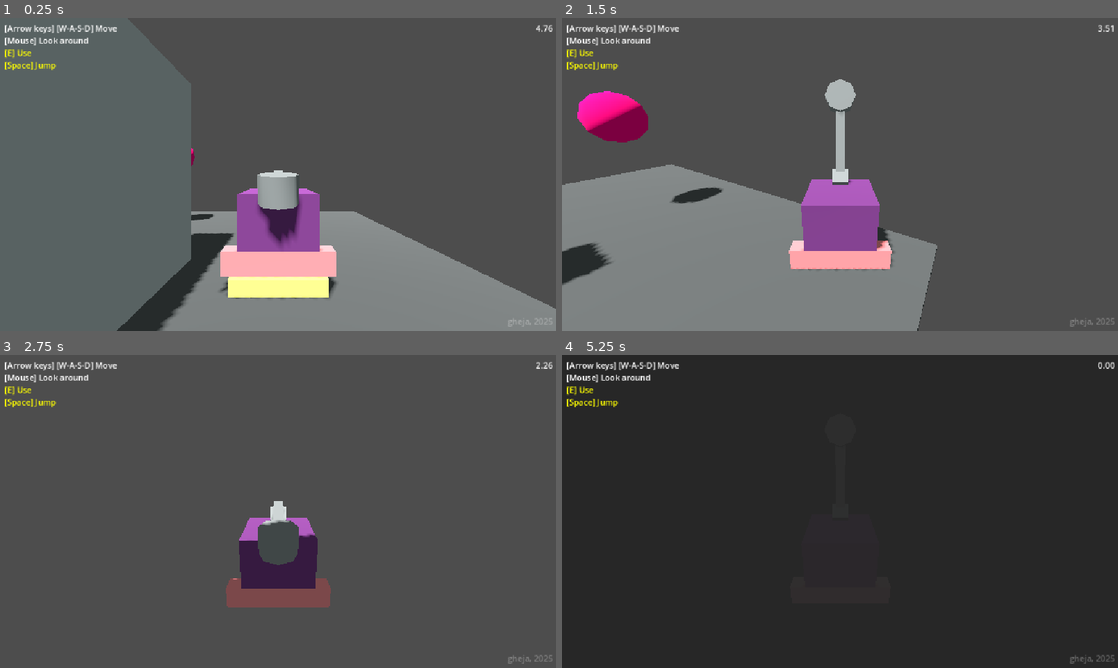
Above: before the commit, frames 1-4 (two rows, left to right).
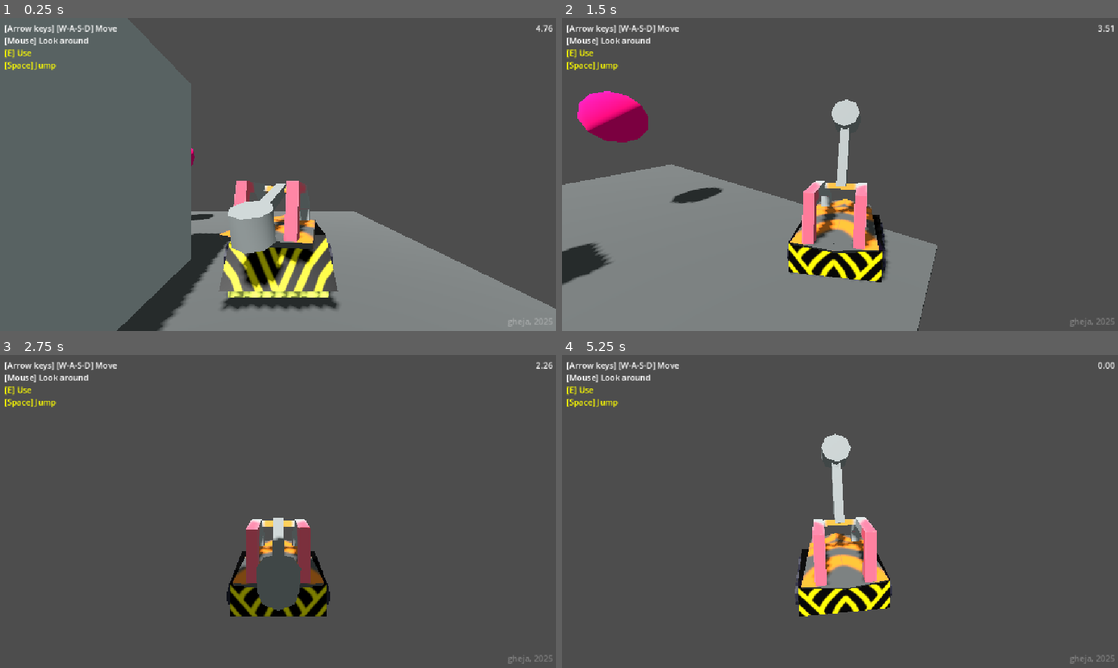
Above: after the commit, the same moments.

Repository: gheja/bot-loop
Game: Godot game, scene res://scenes/main_scene.tscn
Same seed, same stepped clock (60 frames per second), same inputs: the game is played once before the commit and once after it.
Inputs (mouse positions are in pixels of both pictures, inside the frame that each line leads up to):
- Up to frame 1 (0.25 s): no input
- Up to frame 2 (1.5 s): move the mouse to (867, 174) at 0.52 s; hold W (move_up) from 0.53 s (still down); tap E (action_primary) at 0.6, 1.35 s; move the mouse to (812, 174) at 1.27 s
- Up to frame 3 (2.75 s): keep holding W (move_up); move the mouse to (289, 505) at 2.02 s; tap E (action_primary) at 2.1 s
- Up to frame 4 (5.25 s): keep holding W (move_up); move the mouse to (834, 517) at 2.77 s; tap E (action_primary) every 0.75 s from 2.85 to 5.1 s; move the mouse to (878, 514) at 3.52 s; move the mouse to (795, 508) at 4.27 s; move the mouse to (845, 511) at 5.02 s

The runs differ from the first frame. In frame 1, 7.4% of the frame differs, in the area x 39-61%, y 48-94%; in frame 2, 5.9%; in frame 3, 4.4%; in frame 4, 99%, in the area x 0-100%, y 0-100%.

Commit message:
Now using the first 3D models, reworked player object rotation

Diff:
--- a/src/objects/player_character.gd
+++ b/src/objects/player_character.gd
@@ -21,13 +21,25 @@
 	if Input.is_action_just_pressed("action_primary"):
 		$AnimationPlayer.play("hammer_hit")
 
+# thanks Nermit!
+# https://forum.godotengine.org/t/rotation-wrap-around-issue/16014/2
+static func _short_angle_dist(from, to):
+	var max_angle = PI * 2
+	var difference = fmod(to - from, max_angle)
+	return fmod(2 * difference, max_angle) - difference
+
 func update_body_visual_rotation():
-	upper_body.rotation.y = camera_pivot.rotation.y
+	# BUG: TODO: the upper body has collision, so it is not just visual!!!
+
+	# upper_body.rotation.y = camera_pivot.rotation.y + PI
+	upper_body.rotation.y = lerp(upper_body.rotation.y, camera_pivot.rotation.y + PI, 0.15)
 
 	var velocity_2d = Vector2(self.velocity.x, self.velocity.z)
 	if velocity_2d.length() > 0.1:
-		var angle = Vector2.ZERO.angle_to_point(velocity_2d) + PI/2
-		lower_body.rotation.y = - angle
+		var target_angle = Vector2.ZERO.angle_to_point(velocity_2d) - PI/2
+		var target_rotation = lower_body.rotation.y + _short_angle_dist(lower_body.rotation.y, -target_angle)
+
+		lower_body.rotation.y = lerp(lower_body.rotation.y, target_rotation, 0.15)
 
 func _physics_process(delta: float) -> void:
 	var vec = Input.get_vector("move_left", "move_right", "move_up", "move_down")
--- a/src/objects/player_character_bot_hammer.tscn
+++ b/src/objects/player_character_bot_hammer.tscn
@@ -1,37 +1,16 @@
 [gd_scene load_steps=10 format=3 uid="uid://vtcyr4a4c47f"]
 
 [ext_resource type="Script" uid="uid://c8ry4ey5mq5yc" path="res://objects/player_character.gd" id="1_r2u8h"]
-
-[sub_resource type="StandardMaterial3D" id="StandardMaterial3D_5kd2n"]
-albedo_color = Color(1, 0.545098, 0.560784, 1)
+[ext_resource type="PackedScene" uid="uid://d1c6npie2eut3" path="res://assets/models/wheels_1.glb" id="2_d0fie"]
+[ext_resource type="PackedScene" uid="uid://p7hb5n2cphkq" path="res://assets/models/cage_1.glb" id="3_mxwbm"]
 
 [sub_resource type="BoxShape3D" id="BoxShape3D_r2u8h"]
 size = Vector3(0.261719, 0.318359, 1.42639)
-
-[sub_resource type="StandardMaterial3D" id="StandardMaterial3D_jy05a"]
-albedo_color = Color(0.466667, 0.227451, 0.486275, 1)
 
 [sub_resource type="SphereShape3D" id="SphereShape3D_h5vi8"]
 
 [sub_resource type="CylinderShape3D" id="CylinderShape3D_erfry"]
 height = 0.5
-
-[sub_resource type="Animation" id="Animation_r2u8h"]
-resource_name = "hammer_hit"
-length = 0.6
-step = 0.05
-tracks/0/type = "value"
-tracks/0/imported = false
-tracks/0/enabled = true
-tracks/0/path = NodePath("Visuals/UpperBody/Hammer:rotation")
-tracks/0/interp = 2
-tracks/0/loop_wrap = true
-tracks/0/keys = {
-"times": PackedFloat32Array(0, 0.1, 0.2, 0.6),
-"transitions": PackedFloat32Array(1, 1, 1, 1),
-"update": 0,
-"values": [Vector3(0.118839, 0, 0), Vector3(-1.78062, 0, 0), Vector3(-1.78062, 0, 0), Vector3(0.118839, 0, 0)]
-}
 
 [sub_resource type="Animation" id="Animation_d0fie"]
 length = 0.001
@@ -45,7 +24,24 @@
 "times": PackedFloat32Array(0),
 "transitions": PackedFloat32Array(1),
 "update": 0,
-"values": [Vector3(0.118839, 0, 0)]
+"values": [Vector3(0, 0, 0)]
+}
+
+[sub_resource type="Animation" id="Animation_r2u8h"]
+resource_name = "hammer_hit"
+length = 0.6
+step = 0.05
+tracks/0/type = "value"
+tracks/0/imported = false
+tracks/0/enabled = true
+tracks/0/path = NodePath("Visuals/UpperBody/Hammer:rotation")
+tracks/0/interp = 2
+tracks/0/loop_wrap = true
+tracks/0/keys = {
+"times": PackedFloat32Array(0, 0.1, 0.15, 0.4),
+"transitions": PackedFloat32Array(1, 1, 1, 1),
+"update": 0,
+"values": [Vector3(0, 0, 0), Vector3(2.34223, 0, 0), Vector3(1.96196, 0, 0), Vector3(0, 0, 0)]
 }
 
 [sub_resource type="AnimationLibrary" id="AnimationLibrary_mxwbm"]
@@ -60,47 +56,35 @@
 [node name="Visuals" type="Node3D" parent="."]
 
 [node name="LowerBody" type="Node3D" parent="Visuals"]
-transform = Transform3D(1, 0, 0, 0, 1, 0, 0, 0, 1, 0, 0.15, 0)
 
-[node name="CSGBox3D" type="CSGBox3D" parent="Visuals/LowerBody"]
-size = Vector3(1, 0.3, 1)
-material = SubResource("StandardMaterial3D_5kd2n")
-
-[node name="CSGBox3D2" type="CSGBox3D" parent="Visuals/LowerBody"]
-transform = Transform3D(1, 0, 0, 0, 1, 0, 0, 0, 1, 0, 0, 0.385681)
-size = Vector3(1.41895, 0.3, 0.228638)
-material = SubResource("StandardMaterial3D_5kd2n")
+[node name="wheels_1" parent="Visuals/LowerBody" instance=ExtResource("2_d0fie")]
 
 [node name="UpperBody" type="Node3D" parent="Visuals"]
-transform = Transform3D(1, 0, 0, 0, 1, 0, 0, 0, 1, 0, 0.65, 0)
+transform = Transform3D(1, 0, 0, 0, 1, 0, 0, 0, 1, 0, 0.80354, 0)
 
 [node name="HammerStatic" type="Node3D" parent="Visuals/UpperBody"]
 
-[node name="CSGBox3D" type="CSGBox3D" parent="Visuals/UpperBody/HammerStatic"]
-transform = Transform3D(1, 0, 0, 0, 0.824788, -0.565442, 0, 0.565442, 0.824788, 0, 0.369683, -0.379026)
-size = Vector3(0.254883, 0.299805, 0.274414)
-
 [node name="Hammer" type="Node3D" parent="Visuals/UpperBody"]
-transform = Transform3D(1, 0, 0, 0, 0.992947, -0.11856, 0, 0.11856, 0.992947, 0, 0.576558, -0.433425)
+transform = Transform3D(1, 0, 0, 0, 1, 0, 0, 0, 1, 0, 0.216275, 0.150167)
 
 [node name="CSGBox3D" type="CSGBox3D" parent="Visuals/UpperBody/Hammer"]
-transform = Transform3D(1, 0, 0, 0, 1, 0, 0, 0, 1, 0, 0, 0.439467)
+transform = Transform3D(-1, 1.03648e-08, 8.68062e-08, -1.03648e-08, 0.971888, -0.235447, -8.68062e-08, -0.235447, -0.971888, -7.08727e-09, -0.106907, -0.455885)
 size = Vector3(0.15, 0.15, 1)
 
 [node name="CSGCylinder3D" type="CSGCylinder3D" parent="Visuals/UpperBody/Hammer"]
-transform = Transform3D(1, 0, 0, 0, 1, 0, 0, 0, 1, 0, -0.0155932, 1.12573)
+transform = Transform3D(-1, 1.03648e-08, 8.68062e-08, -1.03648e-08, 0.971888, -0.235447, -8.68062e-08, -0.235447, -0.971888, 5.2323e-08, -0.28364, -1.11918)
 radius = 0.236328
 height = 0.34082
 
 [node name="Area3D" type="Area3D" parent="Visuals/UpperBody/Hammer"]
+transform = Transform3D(-1, 1.03648e-08, 8.68062e-08, -1.03648e-08, 0.971888, -0.235447, -8.68062e-08, -0.235447, -0.971888, -4.52357e-08, -0.00343573, -0.0287729)
 
 [node name="CollisionShape3D" type="CollisionShape3D" parent="Visuals/UpperBody/Hammer/Area3D"]
 transform = Transform3D(1, 0, 0, 0, 1, -5.29e-07, 0, 5.29e-07, 1, 0, -9.53674e-07, 0.652891)
 shape = SubResource("BoxShape3D_r2u8h")
 
-[node name="CSGBox3D" type="CSGBox3D" parent="Visuals/UpperBody"]
-size = Vector3(1, 0.7, 1)
-material = SubResource("StandardMaterial3D_jy05a")
+[node name="cage_1" parent="Visuals/UpperBody" instance=ExtResource("3_mxwbm")]
+transform = Transform3D(1, 0, 0, 0, 1, 0, 0, 0, 1, 0, -0.363618, 0)
 
 [node name="CollisionShapeLower" type="CollisionShape3D" parent="."]
 transform = Transform3D(1, 0, 0, 0, 1, 0, 0, 0, 1, 0, 0.5, 0)
--- a/src/project.godot
+++ b/src/project.godot
@@ -18,7 +18,6 @@
 [autoload]
 
 Signals="*res://autoload/signals.gd"
-TransitionUi="*res://autoload/transition_ui.tscn"
 
 [display]
 
